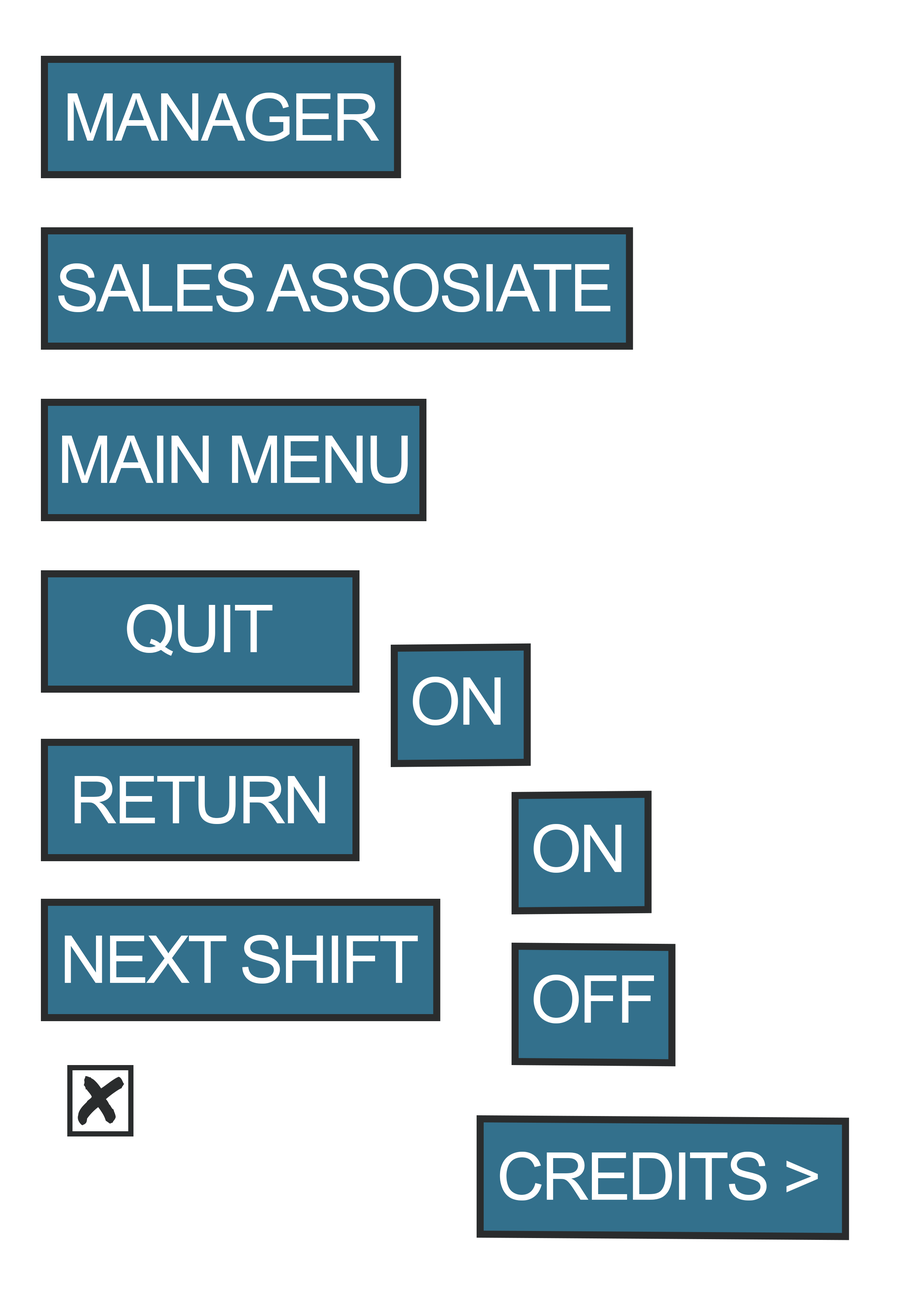
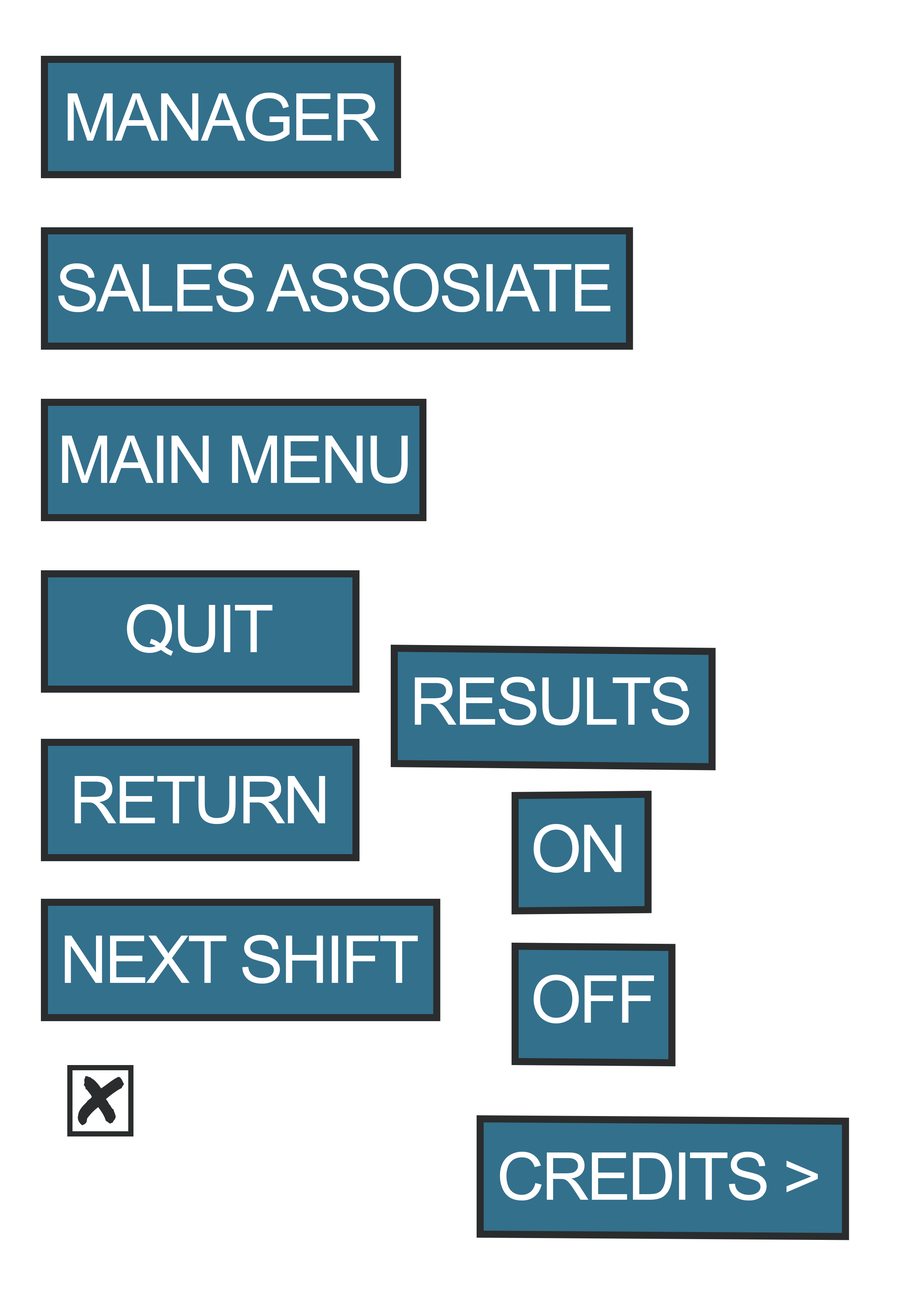
Layer changes from the first w=922, h=1305 image to the second:
painted on "Rectangle 4" (4th of 10) over (x1=524, y1=906, x2=558, y2=908)
renamed "ON" to "RESULTS", painted on it over (x1=412, y1=676, x2=690, y2=726)
painted on "Rectangle 4" (7th of 10) over (x1=391, y1=643, x2=716, y2=771)
